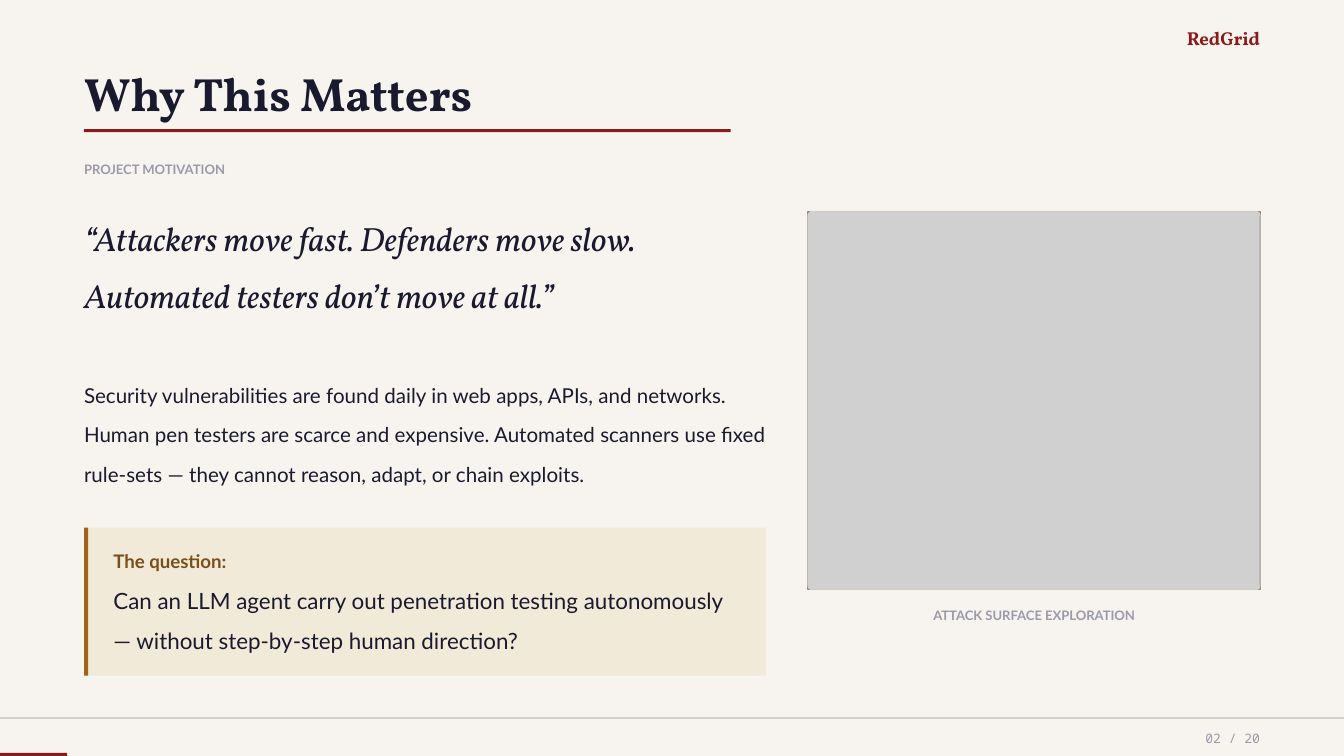
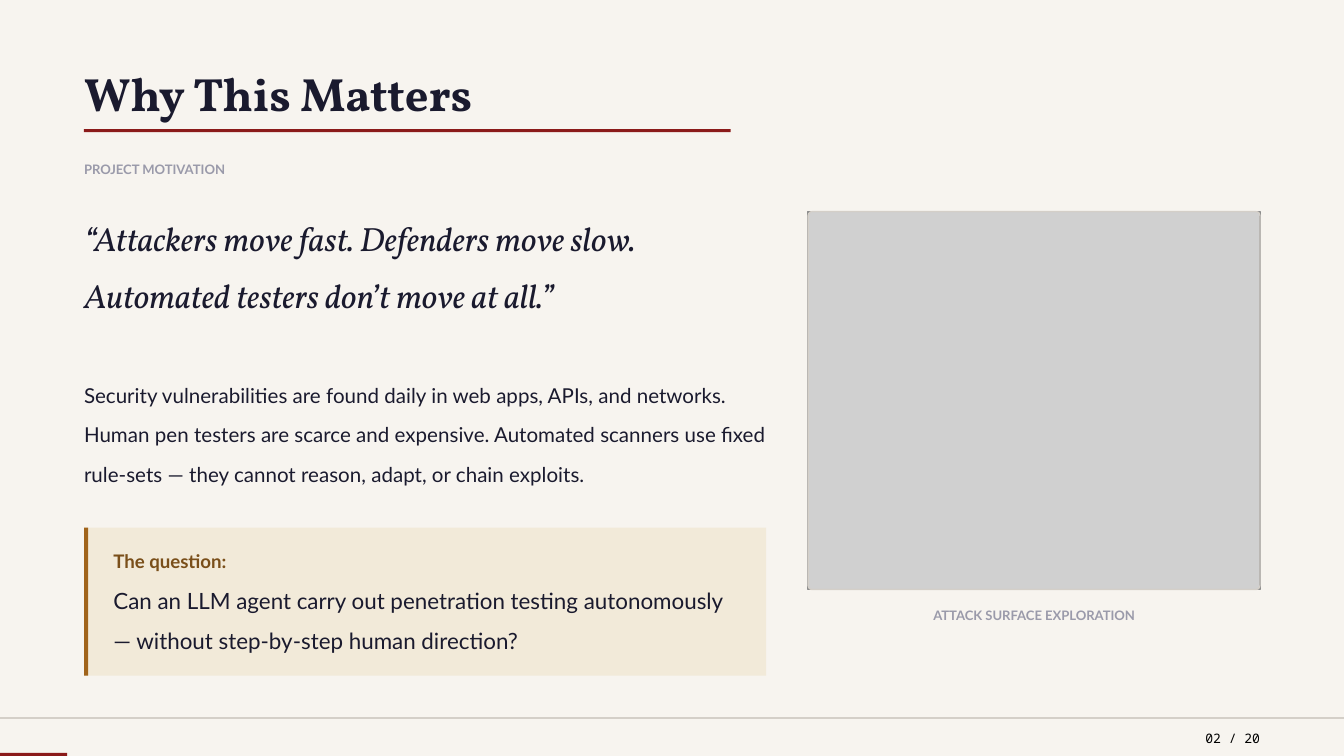
Before and after one commit to nishan-paul-hello/cmatrix-agentic-red-team, a slide deck: slide 2 of docs/presentation/files/CSE-810-PRESENTATION-INCEPTION.pptx. Drawn at 1344x756 pixels with LibreOffice and Linux fonts; fonts in the diff are those of the drawing; grey boxes stand for pictures. Boxes give left, top, right and bottom in pixels: in the first picture for what was removed or moved away, otherwise in the second. Text is boxed around its words. In the diff, an @@ line names an element or a change of style, - is before the commit and + after.

```diff
--- a/docs/presentation/files/CSE-810-PRESENTATION-INCEPTION.pptx
+++ b/docs/presentation/files/CSE-810-PRESENTATION-INCEPTION.pptx
@@ text removed at [1187,31,1260,45] @@
-RedGrid
@@ text "02 / 20" at [1205,733,1260,743]: text colour #9A9AAA to #000000 @@
```
Also in this commit, not shown: 6 other slides changed, 6 slides added, 1 other file.
